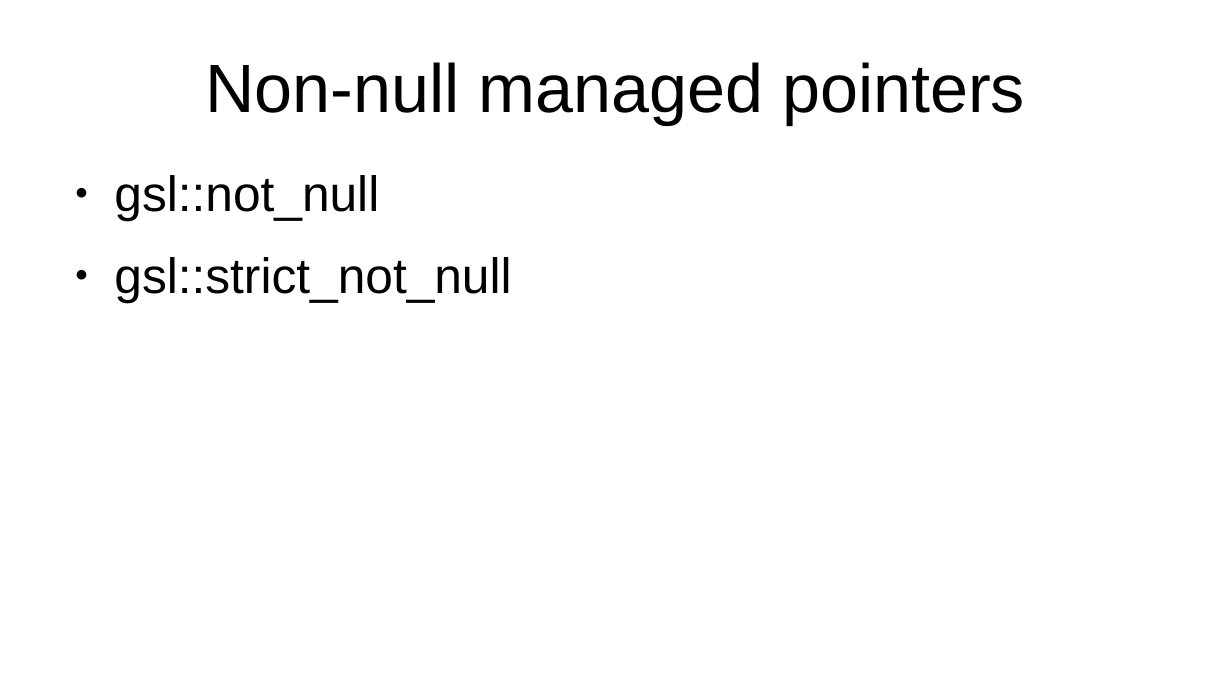
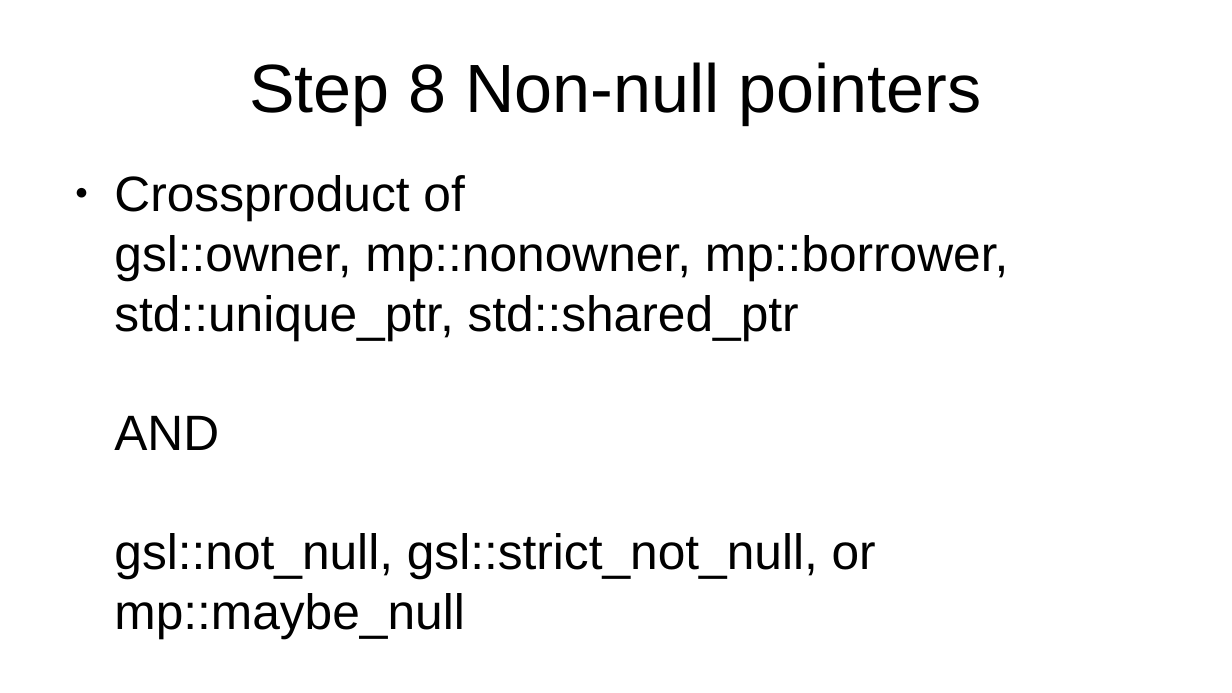
Before and after one commit to marcpawl/nullptr, a slide deck: slide 44 of slideshow.odp (slide 26 before the commit). Drawn at 1232x693 pixels with LibreOffice and Linux fonts; fonts in the diff are those of the drawing. Boxes give left, top, right and bottom in pixels: in the first picture for what was removed or moved away, otherwise in the second. Text is boxed around its words. In the diff, an @@ line names an element or a change of style, - is before the commit and + after.

```diff
--- a/slideshow.odp
+++ b/slideshow.odp
@@ title at [249,62,981,125]: text changed @@
-Non-null managed pointers
+Step 8 Non-null pointers
@@ text at [114,175,1008,638]: text changed @@
-● gsl::not_null
-● gsl::strict_not_null
+● Crossproduct of
+  gsl::owner, mp::nonowner, mp::borrower, std::unique_ptr, std::shared_ptr
+  AND
+  gsl::not_null, gsl::strict_not_null, or mp::maybe_null
```
Also in this commit, not shown: 16 other slides changed, 26 slides added, 3 slides removed.
